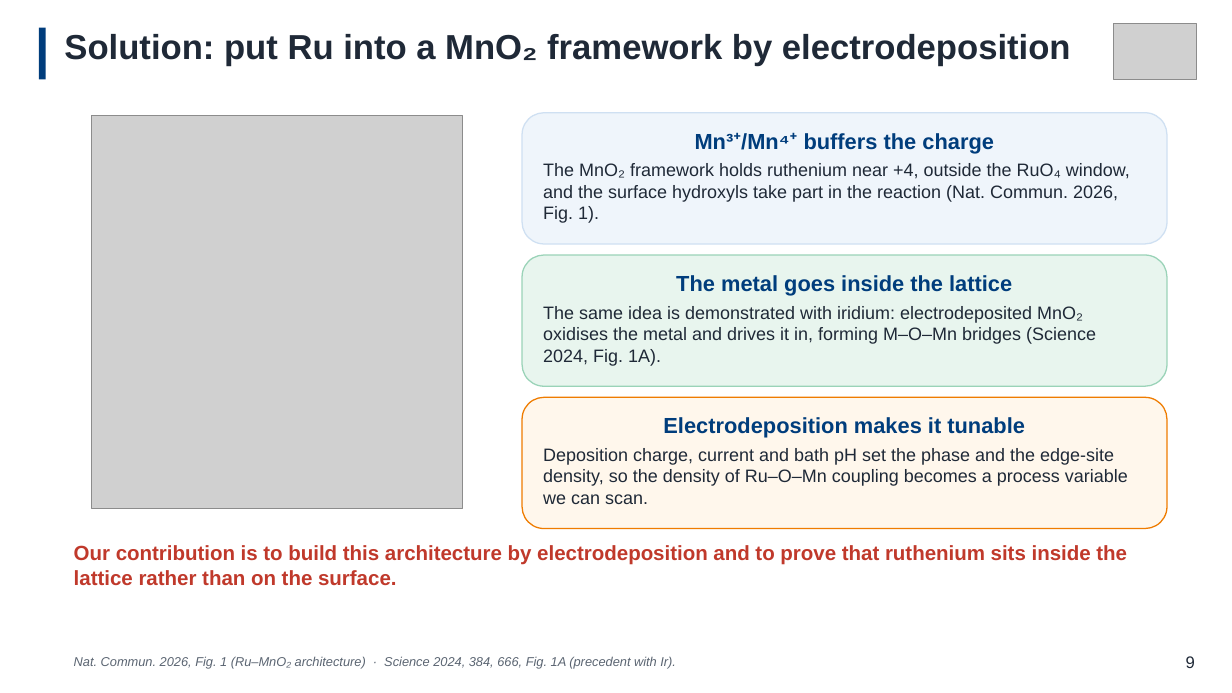
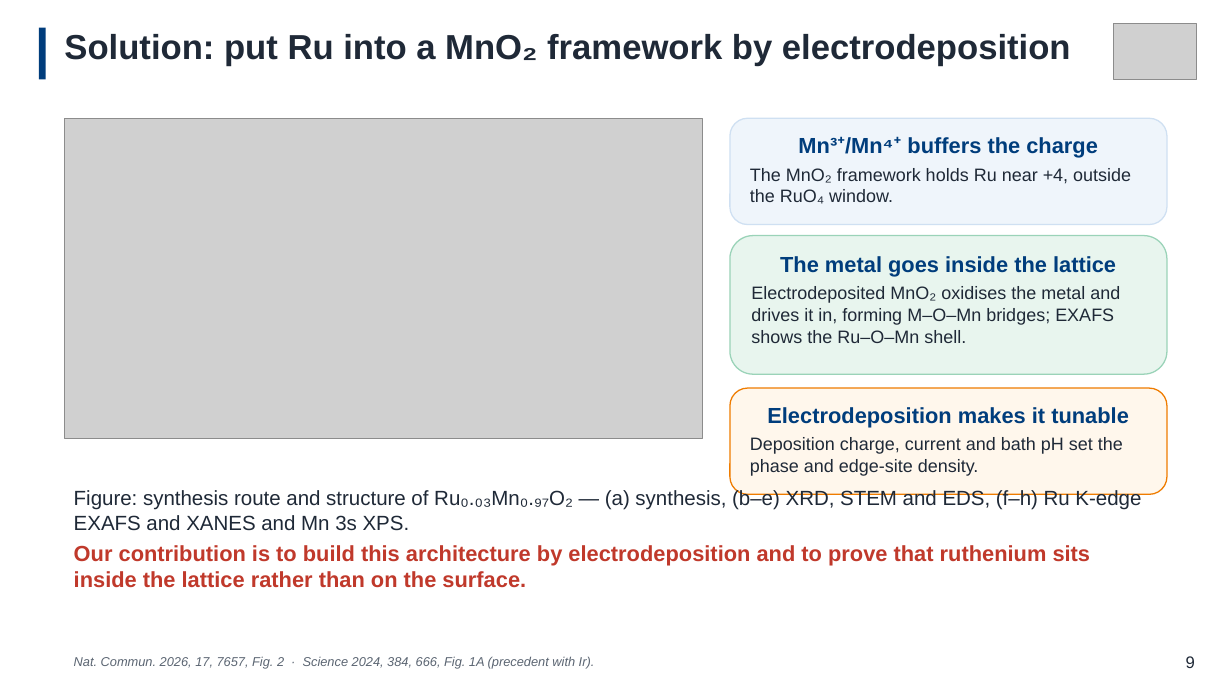
Before and after one commit to Oliver102259/test, a slide deck: slide 10 of FYP/重做PPT/9.24-v3.pptx. Drawn at 1232x693 pixels with LibreOffice and Linux fonts; fonts in the diff are those of the drawing; grey boxes stand for pictures. Boxes give left, top, right and bottom in pixels: in the first picture for what was removed or moved away, otherwise in the second. Text is boxed around its words. In the diff, an @@ line names an element or a change of style, - is before the commit and + after.

```diff
--- a/FYP/重做PPT/9.24-v3.pptx
+++ b/FYP/重做PPT/9.24-v3.pptx
@@ picture: place and size @@
-picture at <box>91,116,462,508</box>
+picture at <box>65,118,702,438</box>
@@ rounded rectangle "Mn³⁺/Mn⁴⁺ buffers the charge": place and size @@
-rounded rectangle "Mn³⁺/Mn⁴⁺ buffers the charge" at <box>522,113,1167,244</box>
+rounded rectangle "Mn³⁺/Mn⁴⁺ buffers the charge" at <box>730,118,1167,225</box>
@@ text in rounded rectangle at <box>750,168,1131,204</box>: text changed @@
-The MnO₂ framework holds ruthenium near +4, outside the RuO₄ window, and the surface hydroxyls take part in the reaction (Nat. Commun. 2026, Fig. 1).
+The MnO₂ framework holds Ru near +4, outside the RuO₄ window.
@@ rounded rectangle "The metal goes inside the ...": place and size @@
-rounded rectangle "The metal goes inside the ..." at <box>522,255,1167,386</box>
+rounded rectangle "The metal goes inside the ..." at <box>730,236,1167,374</box>
@@ text in rounded rectangle at <box>751,286,1120,343</box>: text changed @@
-The same idea is demonstrated with iridium: electrodeposited MnO₂ oxidises the metal and drives it in, forming M–O–Mn bridges (Science 2024, Fig. 1A).
+Electrodeposited MnO₂ oxidises the metal and drives it in, forming M–O–Mn bridges; EXAFS shows the Ru–O–Mn shell.
@@ rounded rectangle "Electrodeposition makes it tunable": place and size @@
-rounded rectangle "Electrodeposition makes it tunable" at <box>522,397,1167,529</box>
+rounded rectangle "Electrodeposition makes it tunable" at <box>730,388,1167,494</box>
@@ text in rounded rectangle at <box>750,437,1123,476</box>: text changed @@
-Deposition charge, current and bath pH set the phase and the edge-site density, so the density of Ru–O–Mn coupling becomes a process variable we can scan.
+Deposition charge, current and bath pH set the phase and edge-site density.
@@ text "Figure: synthesis route and structure ...": place and size @@
-text "Figure: synthesis route and structure ..." at <box>74,545,1127,585</box>
+text "Figure: synthesis route and structure ..." at <box>74,489,1141,588</box>
@@ text at <box>74,489,1141,531</box>: paragraph added @@
+Figure: synthesis route and structure of Ru₀.₀₃Mn₀.₉₇O₂ — (a) synthesis, (b–e) XRD, STEM and EDS, (f–h) Ru K-edge EXAFS and XANES and Mn 3s XPS.
@@ text at <box>74,545,1091,588</box>: size 16 to 17 pt in "Our contribution is to build this architecture ..." @@
@@ text at <box>74,656,595,668</box>: text changed @@
-Nat. Commun. 2026, Fig. 1 (Ru–MnO₂ architecture) · Science 2024, 384, 666, Fig. 1A (precedent with Ir).
+Nat. Commun. 2026, 17, 7657, Fig. 2 · Science 2024, 384, 666, Fig. 1A (precedent with Ir).
```
Also in this commit, not shown: 9 other slides changed.
